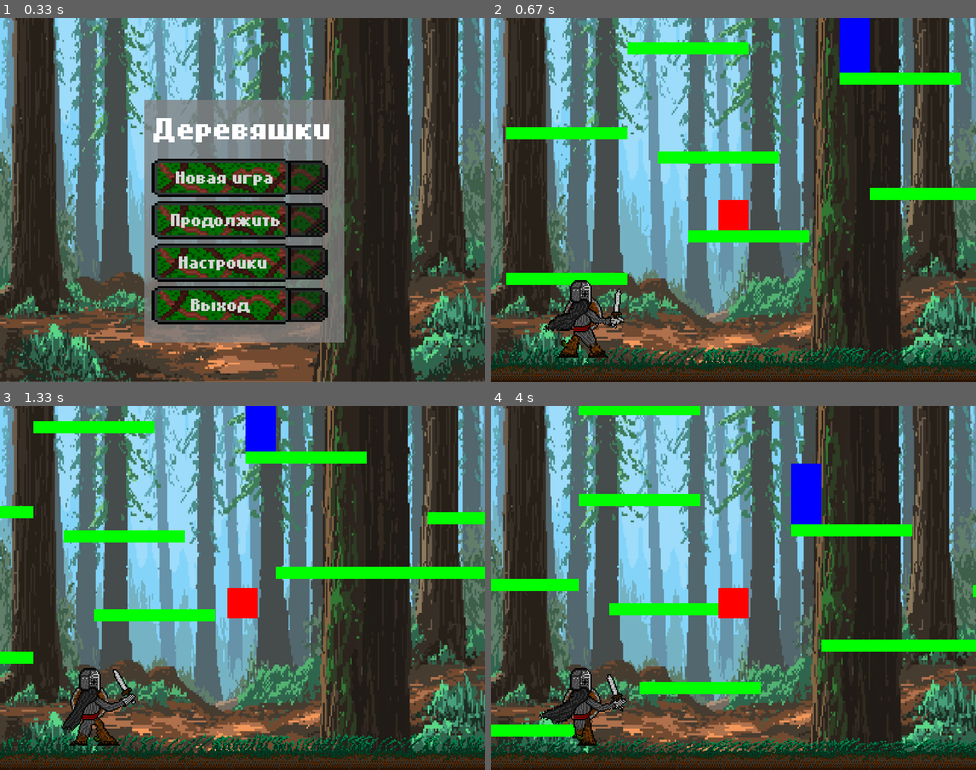
Above: before the commit, frames 1-4 (two rows, left to right).
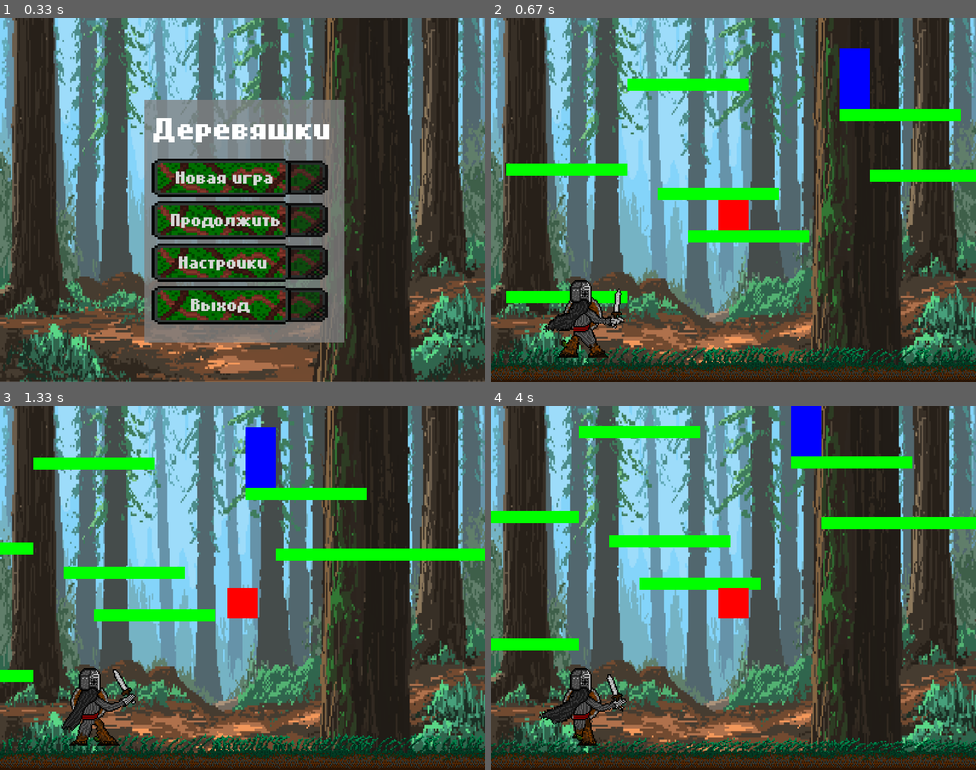
Above: after the commit, the same moments.

Repository: Juceexxx/Pygame_Derevyashki
Game: pygame game, started from main.py
Two runs of this game, one before a commit and one after it. Both use one fixed random seed, a clock stepped at 60 frames per second and the inputs below.
Inputs (mouse positions are in pixels of both pictures, inside the frame that each line leads up to):
- Up to frame 1 (0.33 s): no input
- Up to frame 2 (0.67 s): click "Новая игра" at 0.38 s
- Up to frame 3 (1.33 s): hold Right 0.67-1.13 s; move the mouse to (223, 602) at 0.7 s; hold Right from 1.22 s (still down); tap Space at 1.28 s
- Up to frame 4 (4 s): tap Space at 1.58, 1.78, 2.08, 2.35, 2.65, 2.78, 3.08, 3.45, 3.75, 3.95 s; release Right at 1.68 s; hold Left 1.72-2.25 s; hold Left 2.28-2.68 s; hold Right 2.72-3.35 s; hold Left 3.38-3.85 s; hold Right from 3.88 s (still down)

Frame 1 is identical in both runs. In frame 2, 10% of the frame differs, in the area x 3-100%, y 0-79%; in frame 3, 10%; in frame 4, 13%, in the area x 0-100%, y 0-91%.

Commit message:
добавил спрайты(не до конца еще)

Diff:
--- a/main.py
+++ b/main.py
@@ -243,9 +243,9 @@
 
 
 # Создание платформ
-platforms = [pygame.Rect(50, HEIGHT - 70, 200, 20),
-             pygame.Rect(350, HEIGHT - 140, 200, 20),
-             pygame.Rect(650, HEIGHT - 210, 650, 20),
+platforms = [pygame.Rect(50, HEIGHT - 100, 200, 20),
+             pygame.Rect(350, HEIGHT - 200, 200, 20),
+             pygame.Rect(650, HEIGHT - 300, 650, 20),
              pygame.Rect(50, HEIGHT - 310, 200, 20),
              pygame.Rect(300, HEIGHT - 270, 200, 20),
              pygame.Rect(250, HEIGHT - 450, 200, 20),
